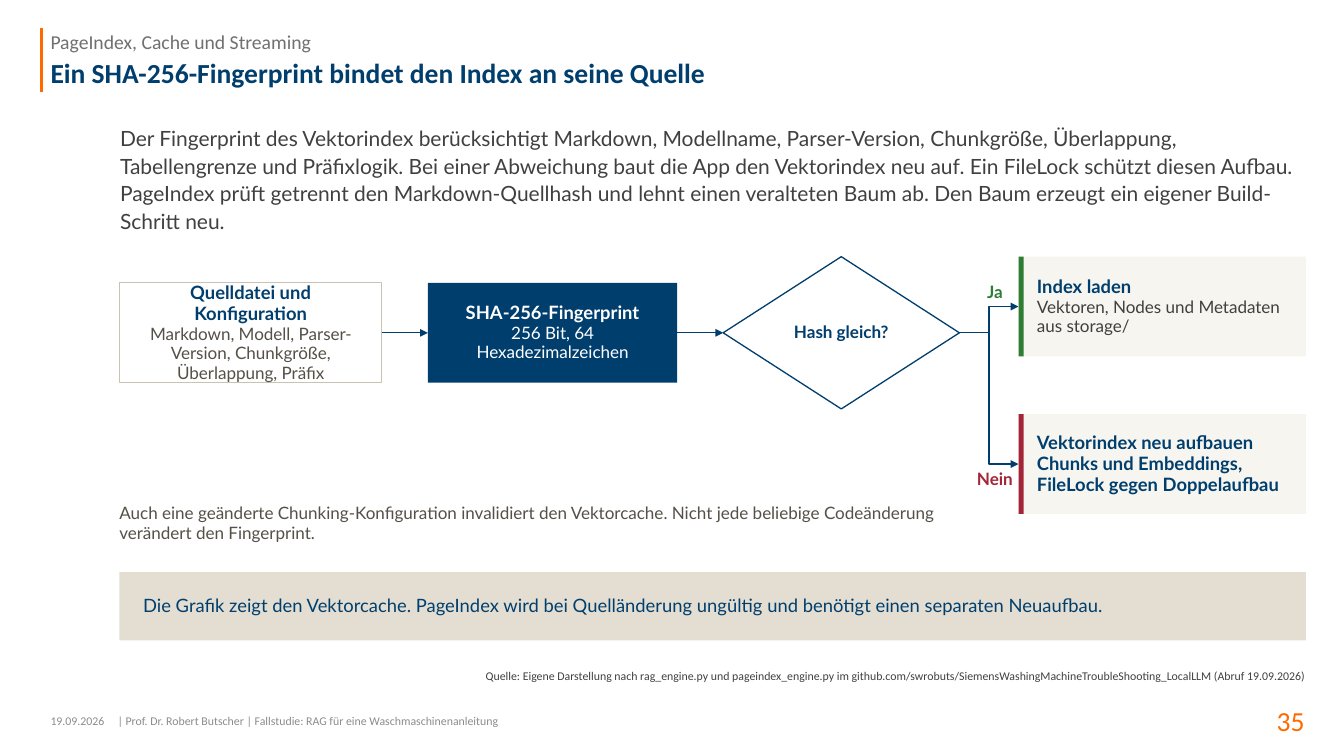
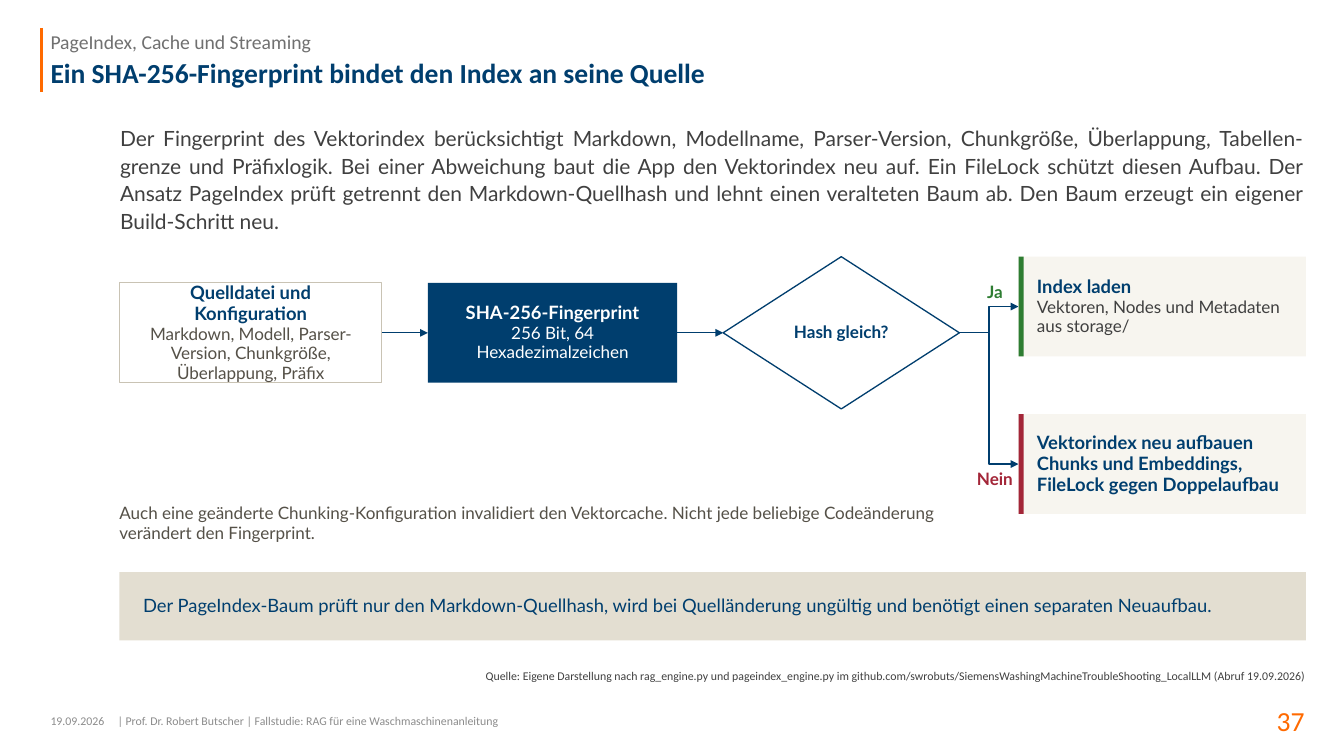
Before and after one commit to swrobuts/SiemensWashingMachineTroubleShooting_LocalLLM, a slide deck: slide 37 of docs/slides/RAG_Waschmaschine_Dokumentation.pptx (slide 35 before the commit). Drawn at 1344x756 pixels with LibreOffice and Linux fonts; fonts in the diff are those of the drawing; background and template pictures are left out. Boxes give left, top, right and bottom in pixels: in the first picture for what was removed or moved away, otherwise in the second. Text is boxed around its words. In the diff, an @@ line names an element or a change of style, - is before the commit and + after.

```diff
--- a/docs/slides/RAG_Waschmaschine_Dokumentation.pptx
+++ b/docs/slides/RAG_Waschmaschine_Dokumentation.pptx
@@ text at box(120, 128, 1303, 229): text changed @@
-Der Fingerprint des Vektorindex berücksichtigt Markdown, Modellname, Parser-Version, Chunkgröße, Überlappung, Tabellengrenze und Präfixlogik. Bei einer Abweichung baut die App den Vektorindex neu auf. Ein FileLock schützt diesen Aufbau. PageIndex prüft getrennt den Markdown-Quellhash und lehnt einen veralteten Baum ab. Den Baum erzeugt ein eigener Build-Schritt neu.
+Der Fingerprint des Vektorindex berücksichtigt Markdown, Modellname, Parser-Version, Chunkgröße, Überlappung, Tabellen-grenze und Präfixlogik. Bei einer Abweichung baut die App den Vektorindex neu auf. Ein FileLock schützt diesen Aufbau. Der Ansatz PageIndex prüft getrennt den Markdown-Quellhash und lehnt einen veralteten Baum ab. Den Baum erzeugt ein eigener Build-Schritt neu.
@@ text at box(143, 598, 1212, 616): text changed @@
-Die Grafik zeigt den Vektorcache. PageIndex wird bei Quelländerung ungültig und benötigt einen separaten Neuaufbau.
+Der PageIndex-Baum prüft nur den Markdown-Quellhash, wird bei Quelländerung ungültig und benötigt einen separaten Neuaufbau.
@@ page number at box(1277, 713, 1305, 732): text changed @@
-35
+37
```
Also in this commit, not shown: 57 other slides changed, 2 slides added.
